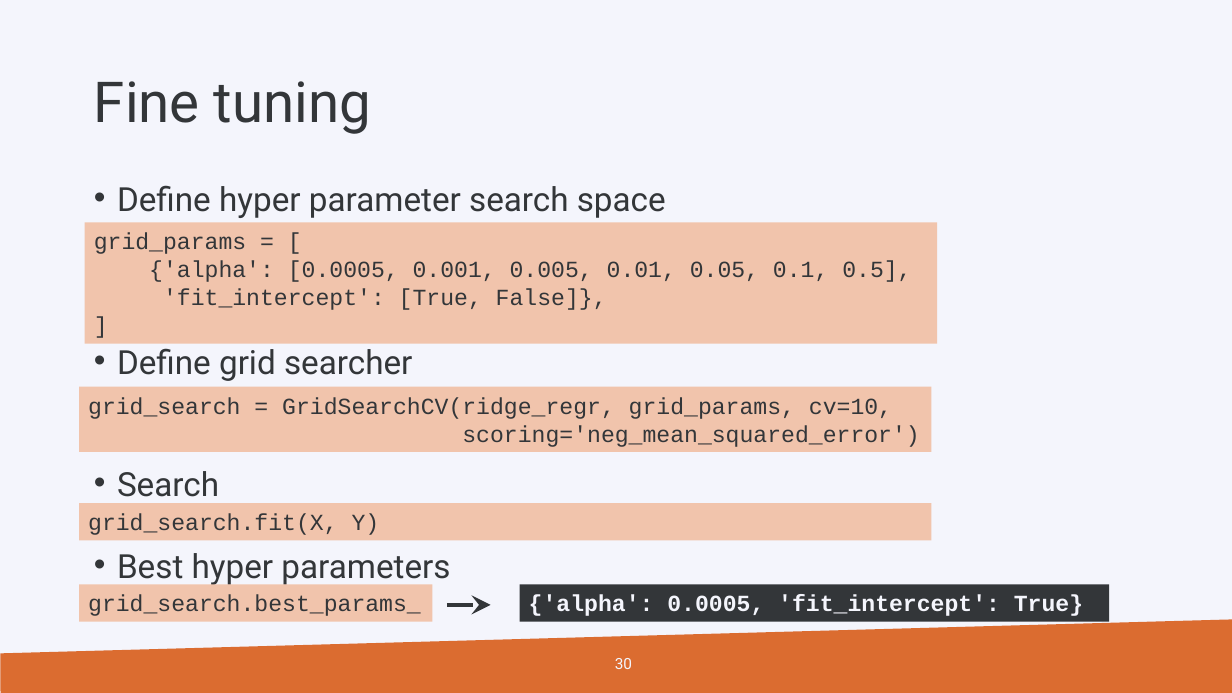
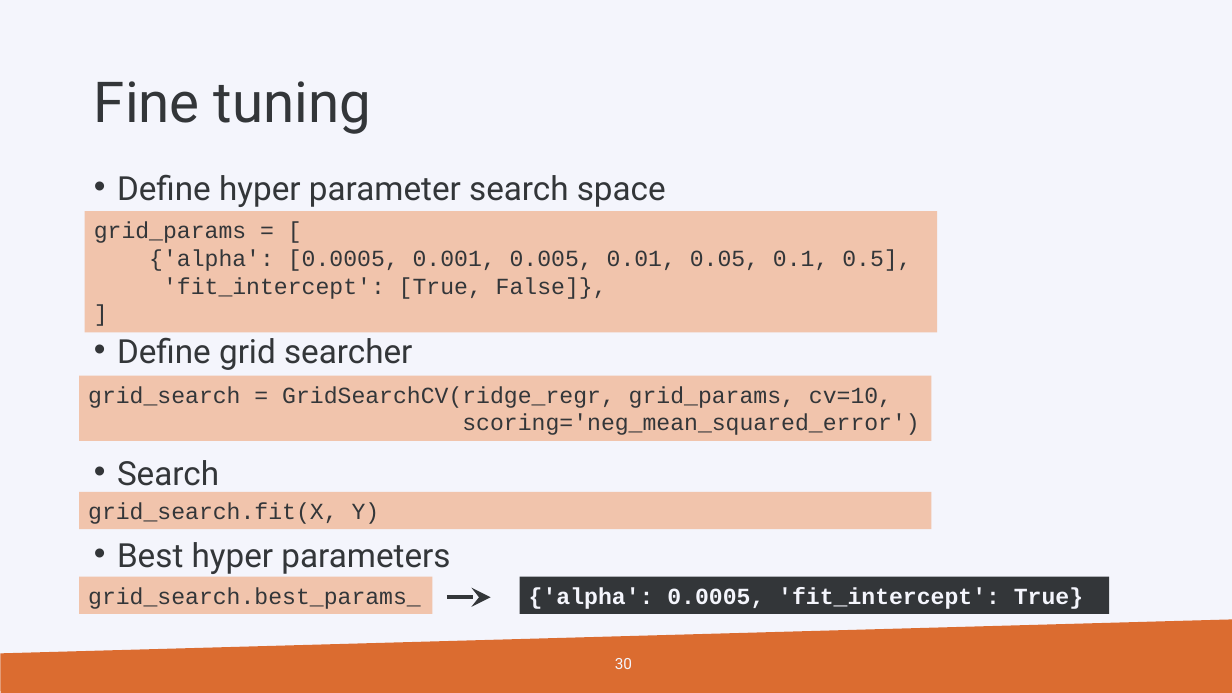
Before and after one commit to gjbex/Machine-learning-with-Python, a slide deck: slide 30 of python_for_machine_learning.pptx. Drawn at 1232x693 pixels with LibreOffice and Linux fonts; fonts in the diff are those of the drawing; background and template pictures are left out. Boxes give left, top, right and bottom in pixels: in the first picture for what was removed or moved away, otherwise in the second. Text is boxed around its words. In the diff, an @@ line names an element or a change of style, - is before the commit and + after.

```diff
--- a/python_for_machine_learning.pptx
+++ b/python_for_machine_learning.pptx
@@ rectangle "grid_search.best_params_": place and size @@
-rectangle "grid_search.best_params_" at [79,584,433,621]
+rectangle "grid_search.best_params_" at [79,577,433,614]
@@ 3 rectangles, 1 text, 1 arrow: place and size @@
-3 rectangles, 1 text, 1 arrow at [79,185,937,605]
+3 rectangles, 1 text, 1 arrow at [79,174,937,597]
@@ rectangle "{'alpha': 0.0005, 'fit_intercept': True}": place and size @@
-rectangle "{'alpha': 0.0005, 'fit_intercept': True}" at [519,584,1109,621]
+rectangle "{'alpha': 0.0005, 'fit_intercept': True}" at [519,577,1109,614]
```
Also in this commit, not shown: 6 other slides changed.
